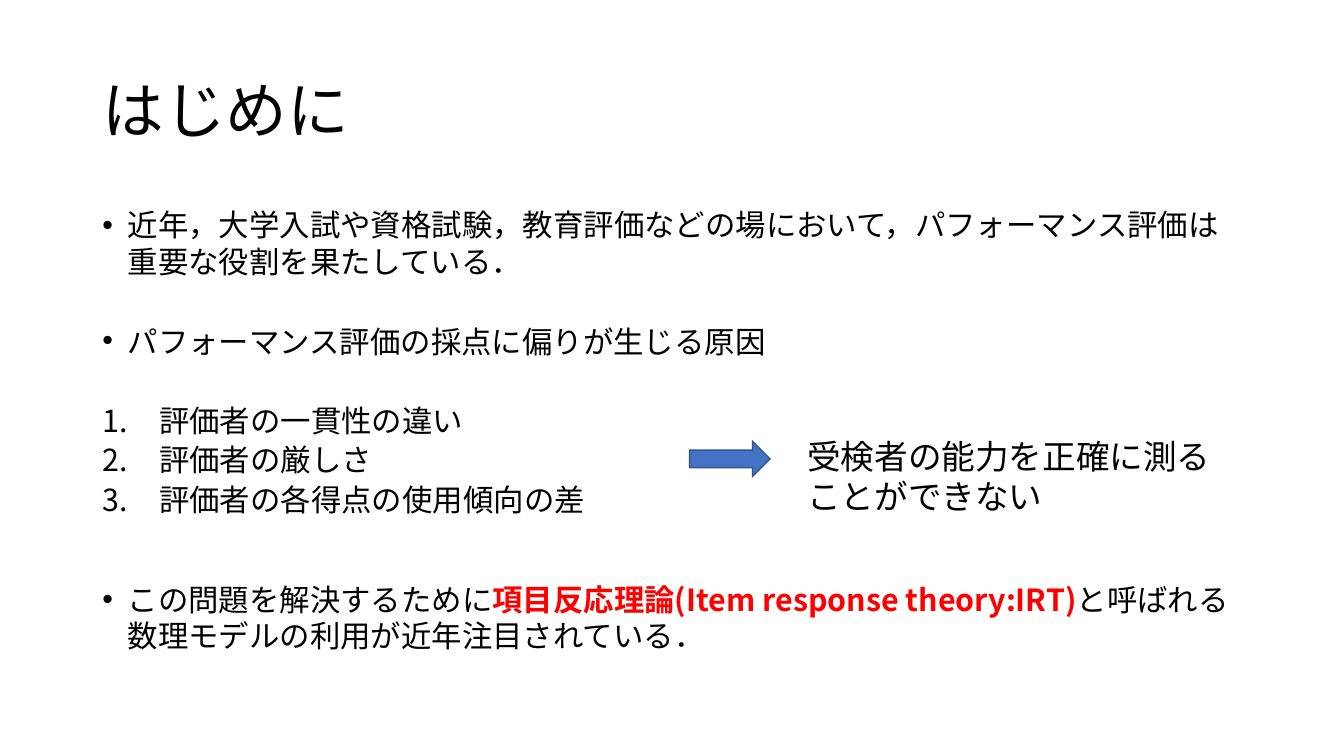
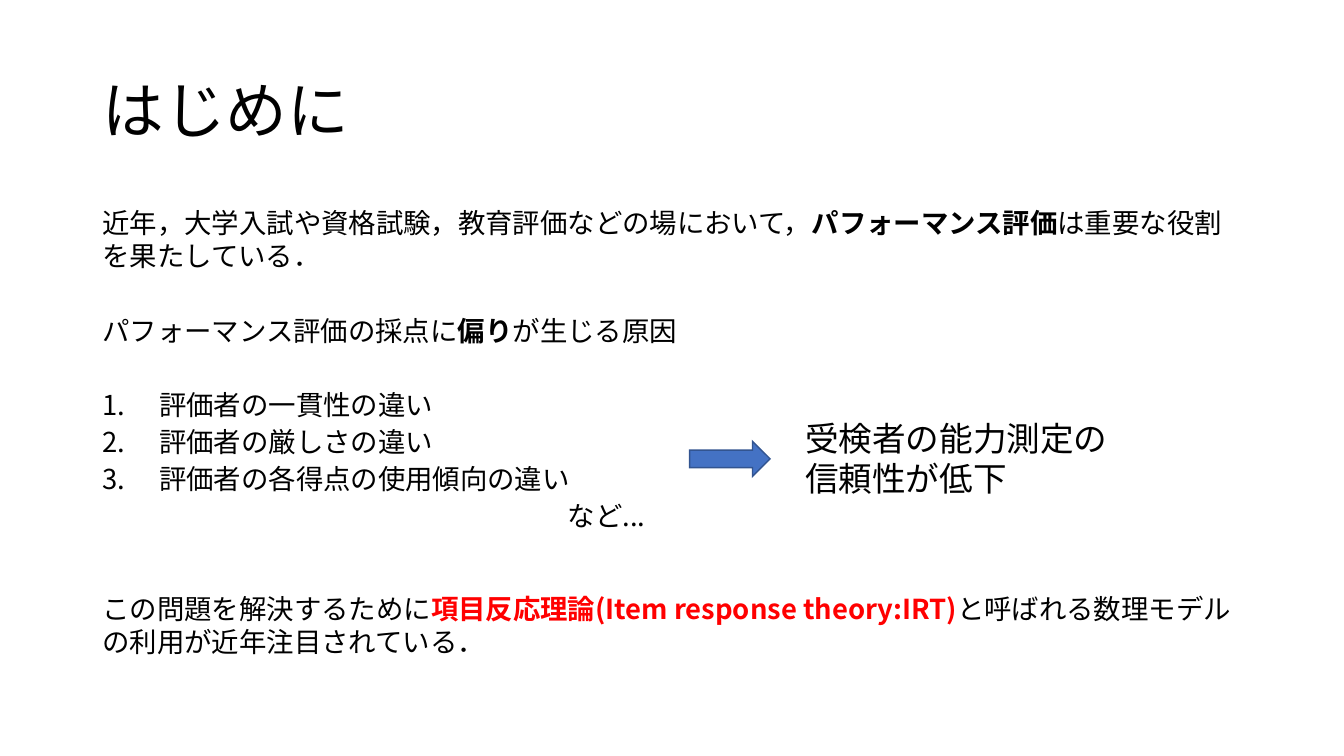
Before and after one commit to Mayu925/lab, a slide deck: slide 2 of chukan/発表スライド.pptx. Drawn at 1344x756 pixels with LibreOffice and Linux fonts; fonts in the diff are those of the drawing. Boxes give left, top, right and bottom in pixels: in the first picture for what was removed or moved away, otherwise in the second. Text is boxed around its words. In the diff, an @@ line names an element or a change of style, - is before the commit and + after.

```diff
--- a/chukan/発表スライド.pptx
+++ b/chukan/発表スライド.pptx
@@ text at <box>102,210,1231,655</box>: size 21.7 to 19.6 pt in "近年，大学入試や資格試験，教育評価などの場において，パフォーマンス評価は重要な役割を果たしている．", "パフォーマンス評価の採点に偏りが生じる原因", "評価者の一貫性の違い", "この問題を解決するために項目反応理論(Item response theory:IRT)と呼ばれる数理モデルの利用が近年 ..."; bold on in "近年，大学入試や資格試験，教育評価などの場において，パフォーマンス評価は重要な役割を果たしている．", "パフォーマンス評価の採点に偏りが生じる原因"; bullet • to none @@
@@ text at <box>159,429,646,528</box>: text changed; size 21.7 to 19.6 pt @@
-2. 評価者の厳しさ
-3. 評価者の各得点の使用傾向の差
+2. 評価者の厳しさの違い
+3. 評価者の各得点の使用傾向の違い
+など...
@@ text at <box>805,422,1107,494</box>: text changed @@
-受検者の能力を正確に測る
-ことができない
+受検者の能力測定の
+信頼性が低下
```
Also in this commit, not shown: 5 other slides changed, 3 slides added, 10 other files.
